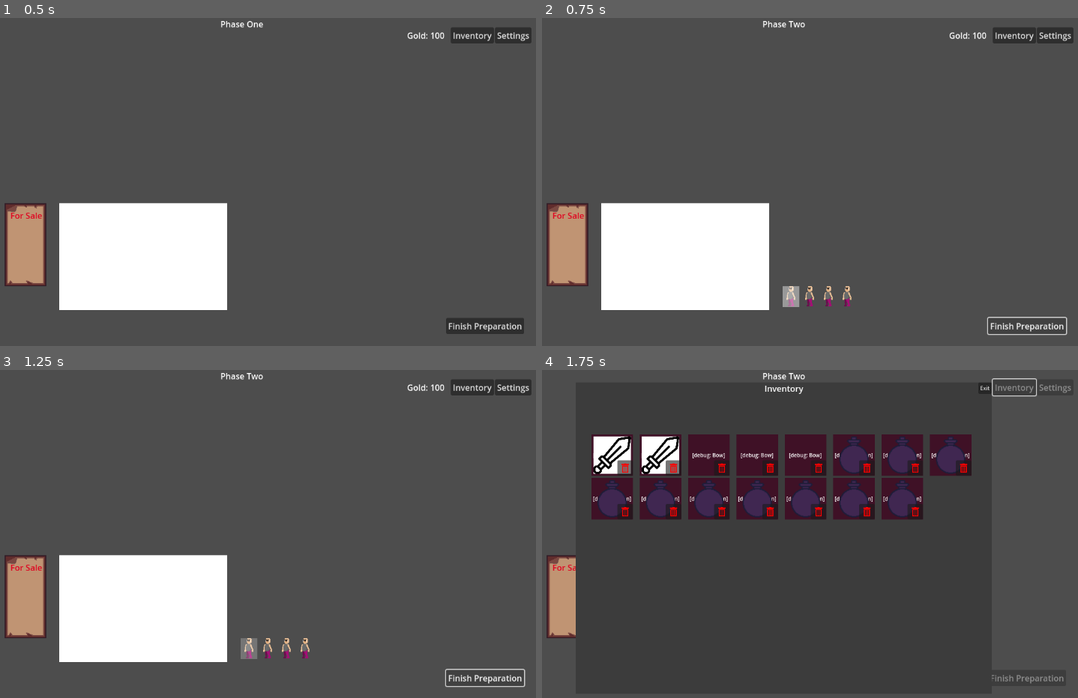
Above: before the commit, frames 1-4 (two rows, left to right).
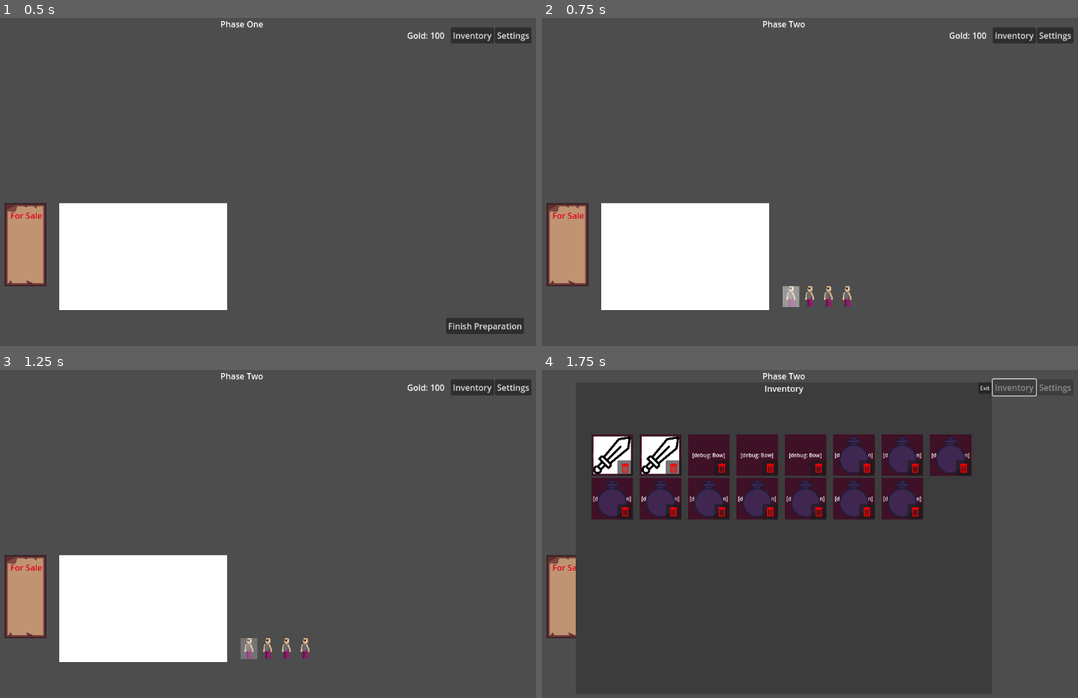
Above: after the commit, the same moments.

Repository: Missingreference/LDJam-58-Game
Game: Godot game, scene res://scenes/game.tscn
Same seed, same stepped clock (60 frames per second), same inputs: the game is played once before the commit and once after it.
Inputs:
- Up to frame 1 (0.5 s): no input
- Up to frame 2 (0.75 s): click "Finish Preparation" at 0.5 s
- Up to frame 3 (1.25 s): no input
- Up to frame 4 (1.75 s): click "Inventory" at 1.25 s

Frame 1 is identical in both runs. In frame 2, 0.3% of the frame differs, in the area x 82-99%, y 91-97%; in frame 3, 0.3%; in frame 4, less than 0.1%.

Commit message:
Fix bugs with advancing phase when customer queue is empty

Diff:
--- a/scripts/customer_queue.gd
+++ b/scripts/customer_queue.gd
@@ -1,5 +1,8 @@
 class_name CustomerQueue
 extends Node2D
+
+signal customer_selected(Customer)
+signal queue_emptied
 
 var _game_data: GameData
 
@@ -60,8 +63,14 @@
 
 
 func _enable_next_customer_selection():
+    var queued_customers = self._queue.get_children()
+    if queued_customers.size() == 0:
+        print("No more queued customers")
+        self.queue_emptied.emit()
+        return
+
     # Connect signals for the customer at the front of the queue
-    var next_customer: Customer = self._queue.get_children().front()
+    var next_customer: Customer = queued_customers.front()
     if next_customer != null:
         if not next_customer.selected.is_connected(self._pop_front):
             next_customer.selected.connect(self._pop_front)
@@ -72,13 +81,12 @@
 # Returns null if there are no more customers in the queue
 func _pop_front() -> Customer:
     var customer = self._queue.get_children().front()
+    assert(customer != null)
 
-    if customer != null:
-        customer.selected.disconnect(self._pop_front)
-        customer.disable_selection()
-        self._queue.remove_child(customer)
-
-
+    customer.selected.disconnect(self._pop_front)
+    customer.disable_selection()
+    self._queue.remove_child(customer)
+    self.customer_selected.emit(customer)
     self._enable_next_customer_selection()
 
     return customer
--- a/scripts/game.gd
+++ b/scripts/game.gd
@@ -37,6 +37,7 @@
     print("Finished phase one")
 
     self.finish_button.pressed.disconnect(self._finish_phase_one)
+    self.finish_button.visible = false
     self.shop_menu.mouse_filter = Control.MOUSE_FILTER_IGNORE
     self._start_phase_two()
 
@@ -45,9 +46,9 @@
     print("Starting phase two")
     self.phase_label.text = "Phase Two"
     self.game_data.phase = GameData.GamePhase.two
-    self.finish_button.pressed.connect(self._finish_phase_two)
-    self.finish_button.visible = true
+    self.customer_queue.queue_emptied.connect(self._finish_phase_two)
     self.customer_queue.start()
+
 
 
 func _finish_phase_two():
@@ -71,6 +72,7 @@
     print("Finished phase three")
 
     self.finish_button.pressed.disconnect(self._finish_phase_three)
+    self.finish_button.visible = false
     self._start_phase_four()
 
 
@@ -88,6 +90,7 @@
     print("Finished phase four")
 
     self.finish_button.pressed.disconnect(self._finish_phase_four)
+    self.finish_button.visible = false
     self._start_phase_one()
 
 
